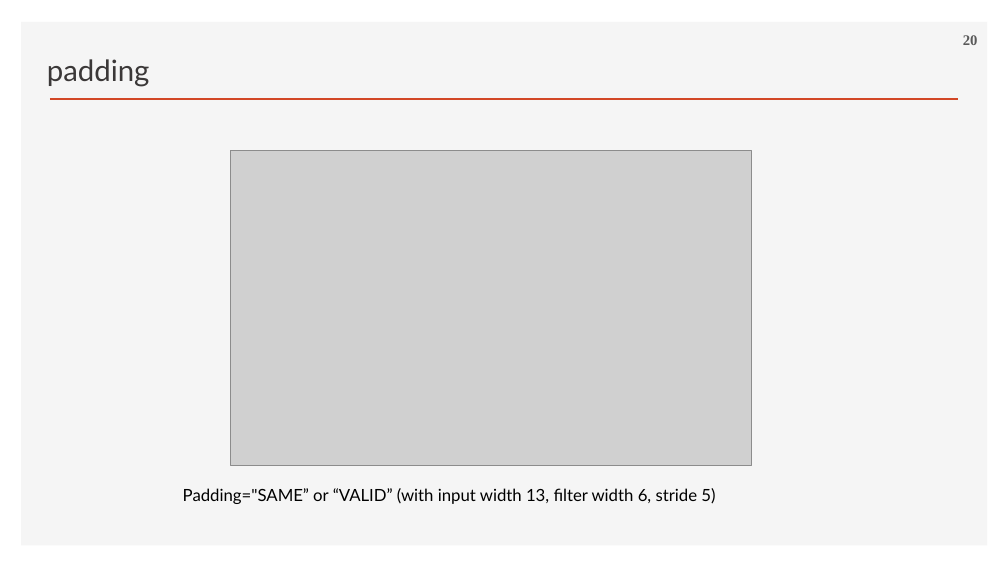
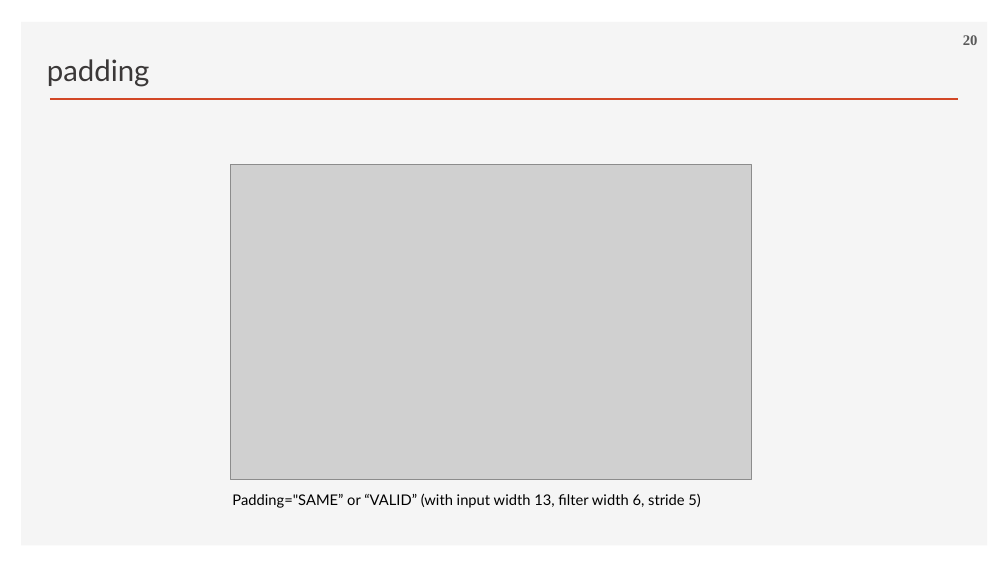
Before and after one commit to ancestor9/2026_Fall_Deep-Learning-with-Python, a slide deck: slide 20 of Chapter 08 Image Classification.pptx. Drawn at 1008x567 pixels with LibreOffice and Linux fonts; fonts in the diff are those of the drawing; grey boxes stand for pictures; background and template pictures are left out. Boxes give left, top, right and bottom in pixels: in the first picture for what was removed or moved away, otherwise in the second. Text is boxed around its words. In the diff, an @@ line names an element or a change of style, - is before the commit and + after.

```diff
--- a/Chapter 08 Image Classification.pptx
+++ b/Chapter 08 Image Classification.pptx
@@ picture: place and size @@
-picture at box(231, 150, 751, 466)
+picture at box(231, 165, 751, 480)
@@ text "Padding="SAME” or “VALID” (with input ...": place and size @@
-text "Padding="SAME” or “VALID” (with input ..." at box(183, 488, 715, 504)
+text "Padding="SAME” or “VALID” (with input ..." at box(232, 493, 700, 508)
@@ text "Padding="SAME” or “VALID” (with input ..." at box(232, 493, 700, 508): size 16 to 14 pt @@
```
Also in this commit, not shown: 17 other slides changed, 3 slides added.
